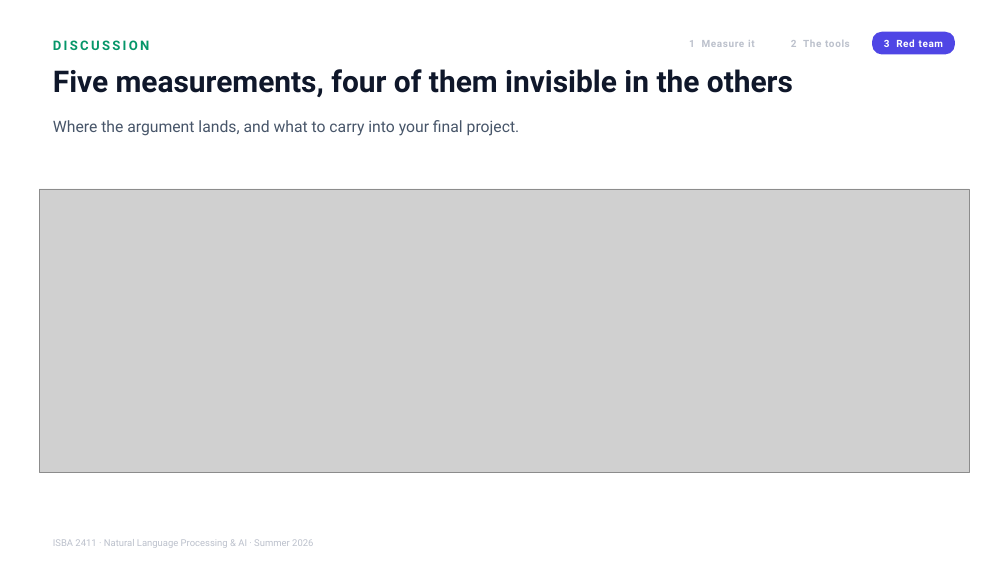
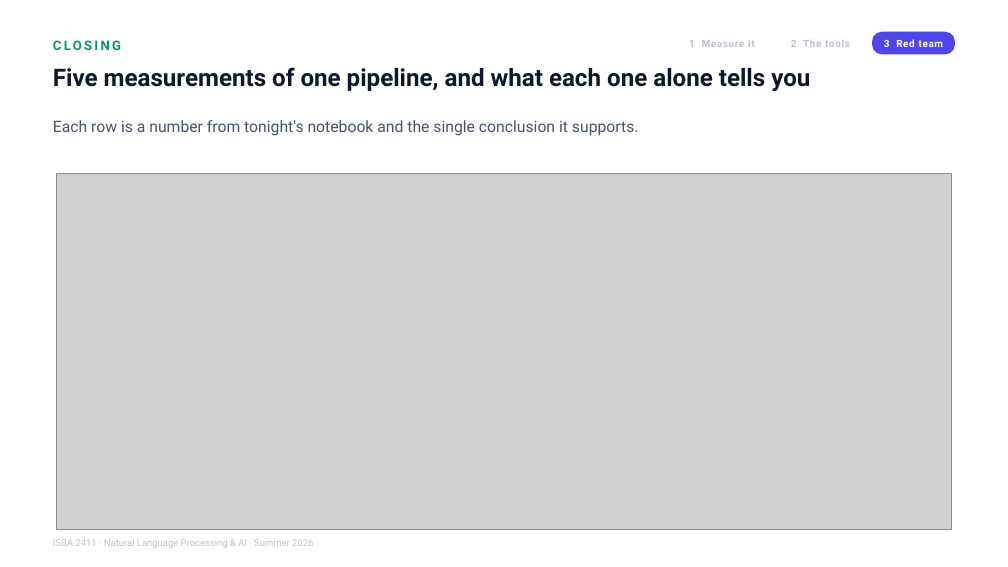
Before and after one commit to JulesMalin/isba2411-nlp, a slide deck: slide 10 of Week 9/L17_Support_Copilot_Audit.pptx. Drawn at 1008x567 pixels with LibreOffice and Linux fonts; fonts in the diff are those of the drawing; grey boxes stand for pictures. Boxes give left, top, right and bottom in pixels: in the first picture for what was removed or moved away, otherwise in the second. Text is boxed around its words. In the diff, an @@ line names an element or a change of style, - is before the commit and + after.

Commit message:
Week 9: L17 deck, precise discussion questions and closing table

```diff
--- a/Week 9/L17_Support_Copilot_Audit.pptx
+++ b/Week 9/L17_Support_Copilot_Audit.pptx
@@ text at bbox=[53, 40, 121, 50]: text changed @@
-DISCUSSION
+CLOSING
@@ text at bbox=[53, 67, 810, 91]: text changed; size 28.5 to 23 pt @@
-Five measurements, four of them invisible in the others
+Five measurements of one pipeline, and what each one alone tells you
@@ text at bbox=[53, 120, 639, 136]: text changed @@
-Where the argument lands, and what to carry into your final project.
+Each row is a number from tonight's notebook and the single conclusion it supports.
@@ picture: place and size @@
-picture at bbox=[39, 189, 969, 473]
+picture at bbox=[56, 174, 952, 529]
```
Also in this commit, not shown: 1 other slide changed.
